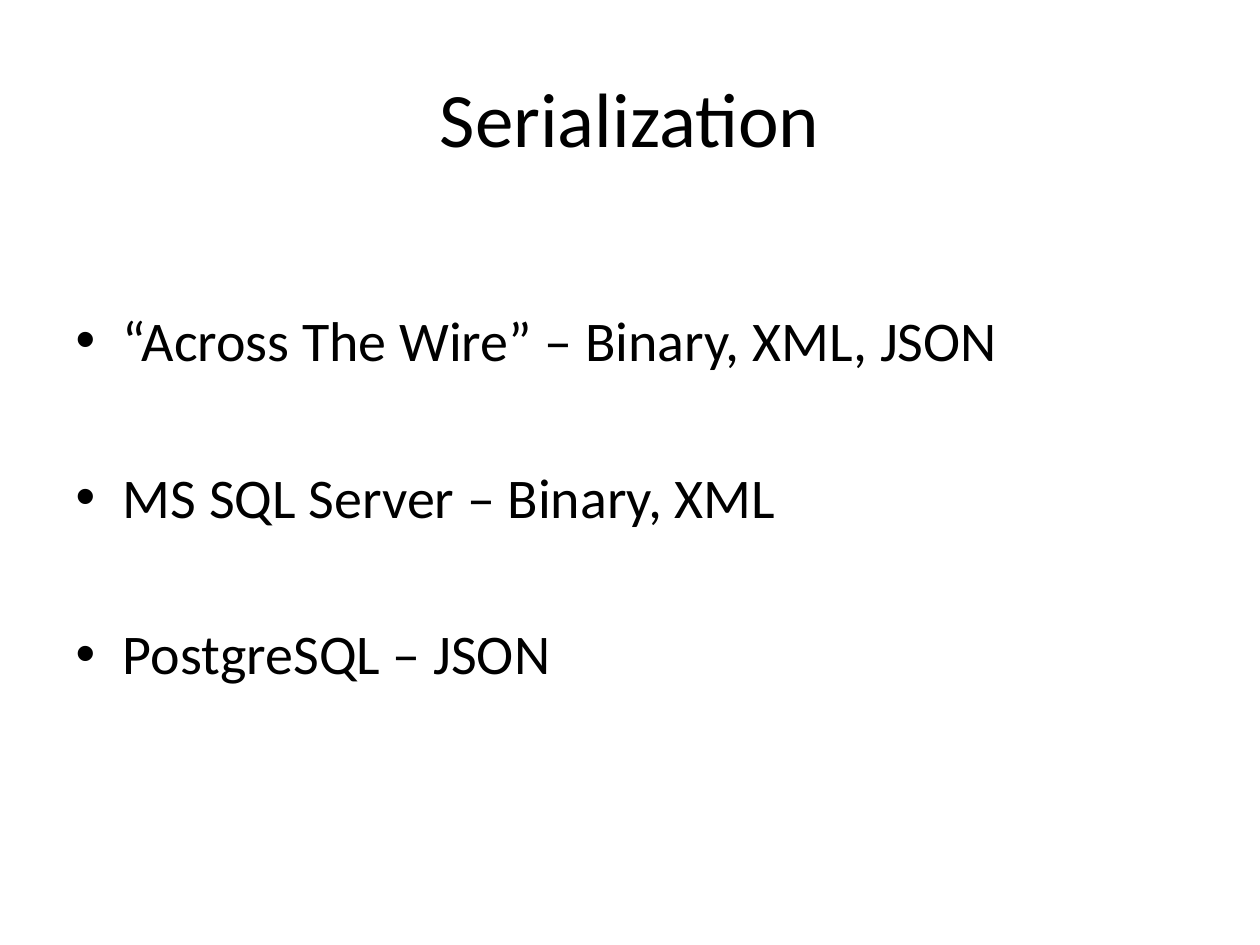
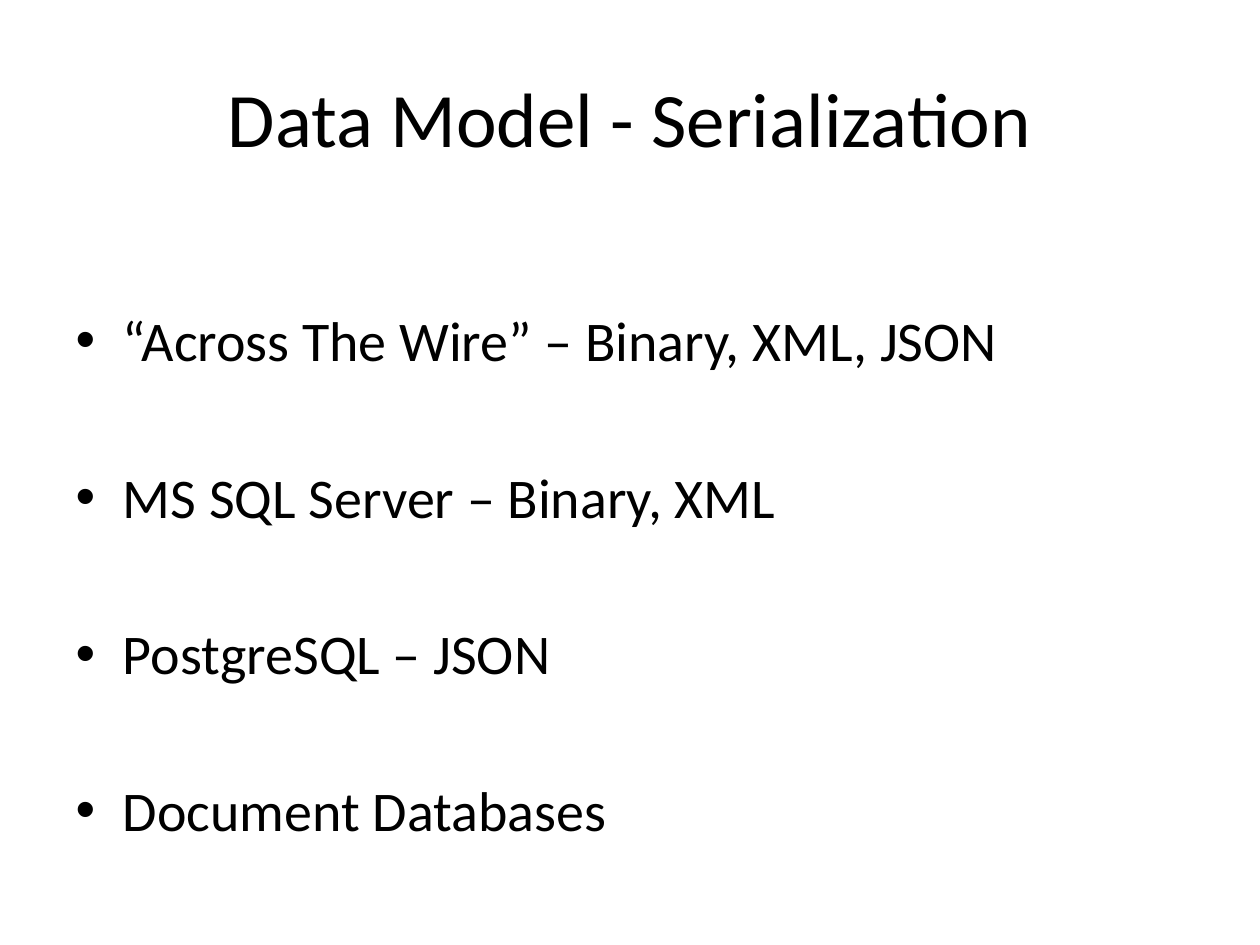
Before and after one commit to alexdgarland/database-demos, a slide deck: slide 8 of Slides/Not Only SQL - Picking A Database for DotNET.pptx (slide 7 before the commit). Drawn at 1260x945 pixels with LibreOffice and Linux fonts; fonts in the diff are those of the drawing. Boxes give left, top, right and bottom in pixels: in the first picture for what was removed or moved away, otherwise in the second. Text is boxed around its words. In the diff, an @@ line names an element or a change of style, - is before the commit and + after.

```diff
--- a/Slides/Not Only SQL - Picking A Database for DotNET.pptx
+++ b/Slides/Not Only SQL - Picking A Database for DotNET.pptx
@@ title at (x1=228, y1=93, x2=1031, y2=148): text changed @@
-Serialization
+Data Model - Serialization
@@ text at (x1=123, y1=792, x2=607, y2=832): paragraph added @@
+• Document Databases
```
Also in this commit, not shown: 5 other slides changed, 3 slides removed.
